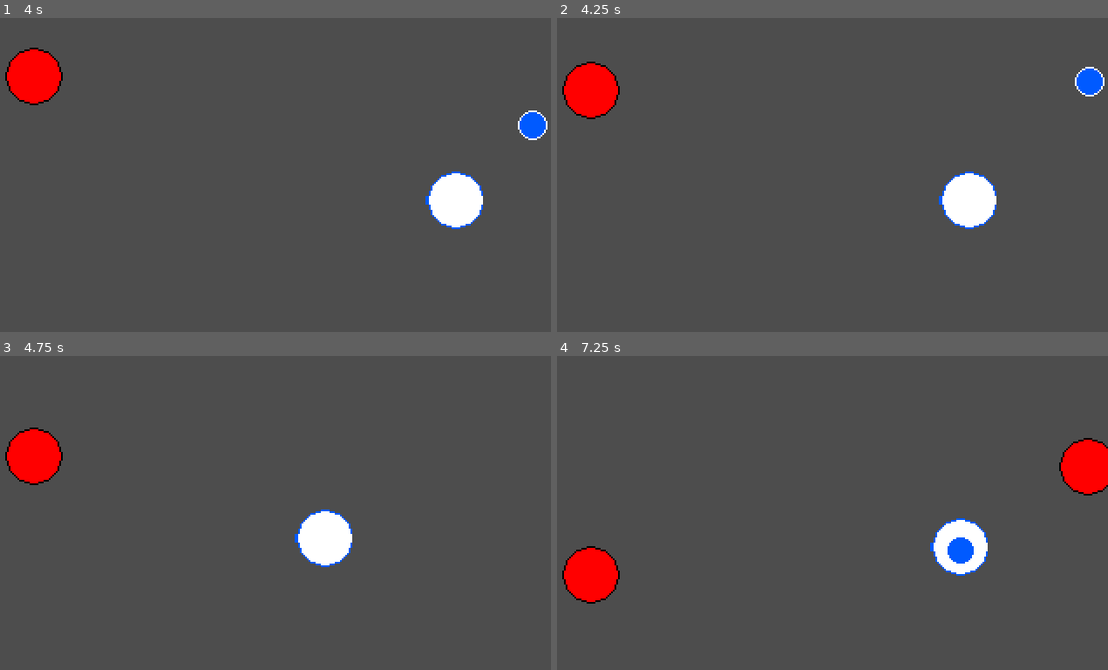
Above: before the commit, frames 1-4 (two rows, left to right).
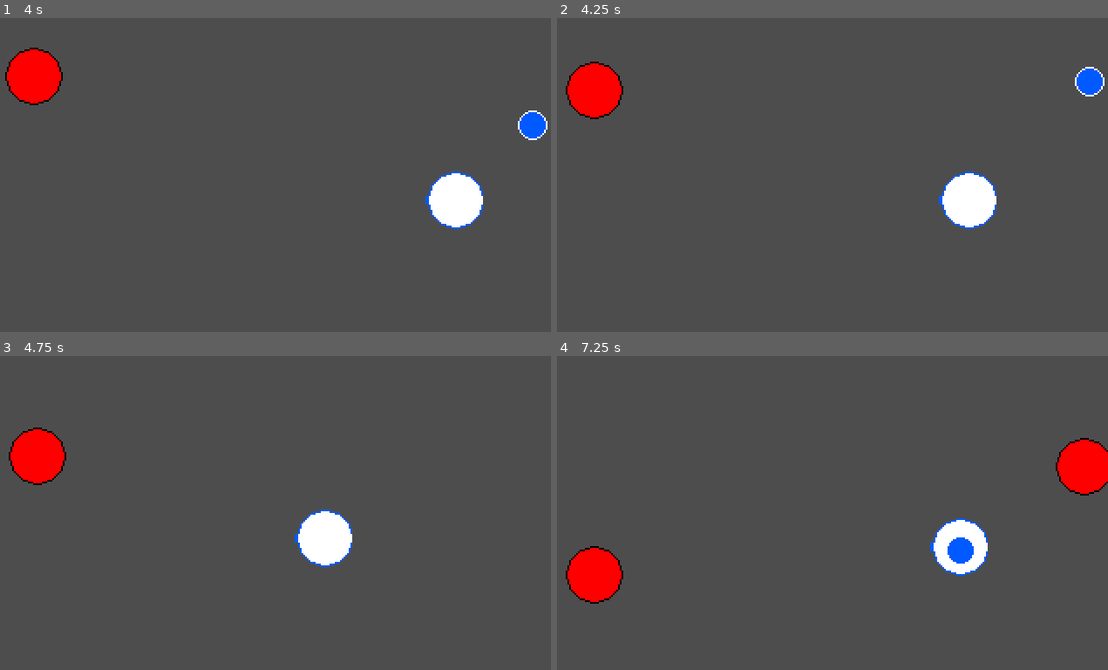
Above: after the commit, the same moments.

Repository: AsMurphy-student/simple-space-shooter
Game: Godot game, scene res://Scenes/Levels/main.tscn
Same seed, same stepped clock (60 frames per second), same inputs: the game is played once before the commit and once after it.
Inputs:
- Up to frame 1 (4 s): tap Enter at 0.5 s; hold Right (move_right) 0.53-1.28 s; hold Space (fire) 0.53-1.28 s; hold Down (move_down) 1.28-2.03 s; tap Space (fire) at 1.35, 2.85 s; hold Right (move_right) 2.03-2.78 s; hold Space (fire) 2.03-2.78 s; hold Up (move_up) 2.78-3.53 s; hold Left (move_left) from 3.53 s (still down); hold Space (fire) from 3.53 s (still down)
- Up to frame 2 (4.25 s): keep holding Left (move_left); keep holding Space (fire)
- Up to frame 3 (4.75 s): keep holding Left (move_left); release Space (fire) at 4.28 s; tap Space (fire) at 4.35 s
- Up to frame 4 (7.25 s): release Left (move_left) at 5.03 s; hold Down (move_down) 5.03-5.78 s; hold Space (fire) 5.03-5.78 s; hold Right (move_right) 5.78-6.53 s; tap Space (fire) at 5.85 s; hold Up (move_up) from 6.53 s (still down); hold Space (fire) from 6.53 s (still down)

Frame 1 is identical in both runs. In frame 2, 0.4% of the frame differs, in the area x 0-13%, y 13-33%; in frame 3, 0.4%; in frame 4, 0.6%, in the area x 0-100%, y 26-79%.

Commit message:
Started adding movement functionality

Diff:
--- a/shooter/Scenes/Objects/enemy.tscn
+++ b/shooter/Scenes/Objects/enemy.tscn
@@ -19,5 +19,8 @@
 
 [node name="VisibleOnScreenNotifier2D" type="VisibleOnScreenNotifier2D" parent="."]
 
-[connection signal="body_entered" from="." to="." method="player_collision"]
+[node name="MoveTimer" type="Timer" parent="."]
+one_shot = true
+
 [connection signal="screen_exited" from="VisibleOnScreenNotifier2D" to="." method="_on_visible_on_screen_notifier_2d_screen_exited"]
+[connection signal="timeout" from="MoveTimer" to="." method="_on_move_timer_timeout"]
--- a/shooter/Scripts/enemy.gd
+++ b/shooter/Scripts/enemy.gd
@@ -1,21 +1,69 @@
 extends RigidBody2D
 
+@export var speed = 100
+
+var PositionToGo
+var moving = false
+var movingRight = false
+var movingLeft = false
 
 # Called when the node enters the scene tree for the first time.
 func _ready():
-	pass # Replace with function body.
+	$MoveTimer.start()
 
 
 # Called every frame. 'delta' is the elapsed time since the previous frame.
 func _process(delta):
-	pass
+	if (movingRight):
+		if (position.x >= PositionToGo):
+			moving = false
+			movingRight = false
+			$MoveTimer.start()
+	else: if (movingLeft):
+		if (position.x <= PositionToGo):
+			moving = false
+			movingLeft = false
+			$MoveTimer.start()
+
+	if (moving):
+		var velocity = Vector2.ZERO
+		if (movingRight):
+			velocity.x += 1
+		else: if (movingLeft):
+			velocity.x -= 1
+
+		velocity = velocity.normalized() * speed
+
+		position.x += velocity.x * delta
 
 
 func _on_visible_on_screen_notifier_2d_screen_exited():
 	queue_free()
 
 
-func player_collision(body):
-	# if(body.is_in_group("playergroup")):
-	# queue_free()
-	pass
+
+func _on_move_timer_timeout():
+	if (randi_range(1, 100) < 50):
+		var newPos = randi_range(10, 50)
+		if (position.x - newPos <= 0):
+			movingRight = true
+			movingLeft = false
+			moving = true
+			PositionToGo = position.x + newPos
+		else:
+			movingRight = false
+			movingLeft = true
+			moving = true
+			PositionToGo = position.x - newPos
+	else:
+		var newPos = randi_range(10, 50)
+		if (position.x + newPos >= 320):
+			movingRight = false
+			movingLeft = true
+			moving = true
+			PositionToGo = position.x - newPos
+		else:
+			movingRight = true
+			movingLeft = false
+			moving = true
+			PositionToGo = position.x + newPos
